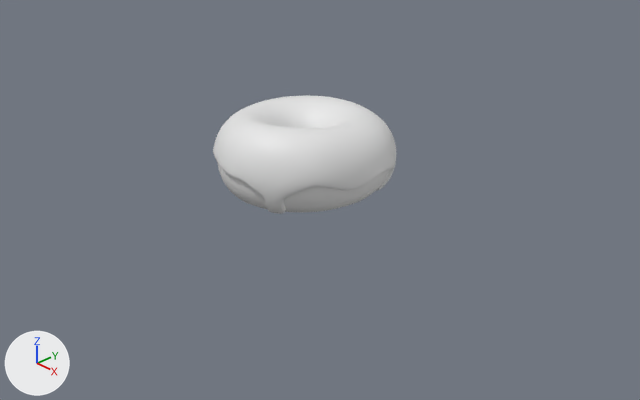
The Blender file donut.blend, before and after one commit.
Camera for both pictures: a camera (50 mm lens) standing at (3.23, -2.96, 1.89) and looking at (0.47, -0.32, 0.0). Arrows for +X, +Y and +Z are at lower left; the lights stay in place. Materials are left out; every surface is plain grey.

Names of what the first picture shows: 'Donut', 'Icing'.
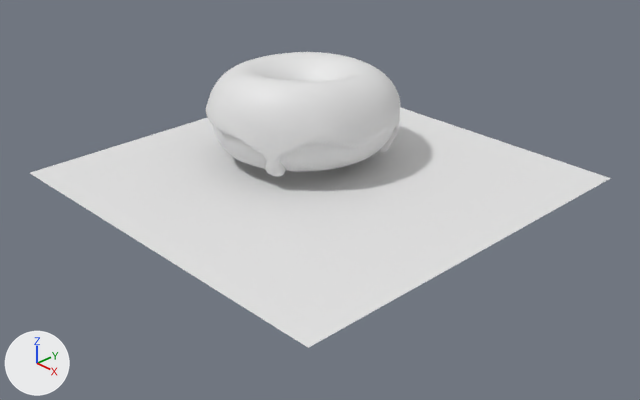
Pixel boxes (x1, y1, x2, y2) of what changed, in the pictures (640 x 400 px):
```json
{"object": "Plane", "change": "added", "after": [30, 107, 611, 348]}
{"object": "Icing", "change": "reshaped, moved, modifiers changed", "before": [213, 95, 396, 214], "after": [206, 52, 400, 177]}
{"object": "Donut", "change": "moved", "before": [218, 164, 389, 212], "after": [212, 124, 395, 172]}
```

Scene script edits in JSON lines:
```json
{"block": "me_torus_001", "where": "# used by ob_icing; location = (0.023, -0.00164, -0.0136)"}
{"op": "remove", "block": "me_torus_001", "code": "me_torus_001.from_pydata(...)  # 854 vertices, 781 faces; spans x -0.444..0.472, y -0.498..0.446, z -0.138..0.268"}
{"op": "add", "block": "me_torus_001", "code": "me_torus_001.from_pydata(...)  # 27328 vertices, 27328 faces; spans x -0.464..0.499, y -0.516..0.465, z -0.161..0.29"}
{"block": "me_torus_001", "change": "me_torus_001 part 1: 1 vertex moved within x 0.01, y 0.44, z 0.015; 852 vertices removed from x -0.444..0.472, y -0.498..0.446, z -0.138..0.268; 27326 vertices added at x -0.464..0.499, y -0.516..0.465, z -0.161..0.29"}
{"op": "add", "block": "me_plane", "code": ["me_plane = bpy.data.meshes.new('Plane')", "me_plane.from_pydata([(-1.0, -1.0, 0.0), (1.0, -1.0, 0.0), (-1.0, 1.0, 0.0), (1.0, 1.0, 0.0)], [], [(0, 1, 3, 2)])"]}
{"op": "set", "path": "ob_donut.location", "old": "(0.023, -0.002, -0.014)", "new": "(0.138, -0.109, 0.283)"}
{"op": "remove", "block": "ob_icing", "code": "_m = ob_icing.modifiers.new('Solidify', 'SOLIDIFY')"}
{"op": "remove", "block": "ob_icing", "code": "_m.thickness = 0.025"}
{"op": "remove", "block": "ob_icing", "code": "_m.offset = 1.0"}
{"op": "remove", "block": "ob_icing", "code": "_m.edge_crease_inner = 1.0"}
{"op": "remove", "block": "ob_icing", "code": "_m = ob_icing.modifiers.new('Subdivision', 'SUBSURF')"}
{"op": "add", "block": "ob_icing", "code": "ob_icing.parent = ob_donut"}
{"op": "add", "block": "ob_icing", "code": "ob_icing.matrix_parent_inverse = Matrix(((1.0, 0.0, 0.0, -0.104), (0.0, 1.0, 0.0, 0.129), (0.0, 0.0, 1.0, -0.275), (0.0, 0.0, 0.0, 1.0)))"}
{"op": "set", "path": "ob_icing.location", "old": "(0.023, -0.00164, -0.0136)", "new": "(0.104, -0.129, 0.275)"}
{"op": "add", "block": "ob_plane", "code": ["ob_plane = bpy.data.objects.new('Plane', me_plane)", "ob_plane.location = (0.39, -0.257, 0.079)"]}
```
